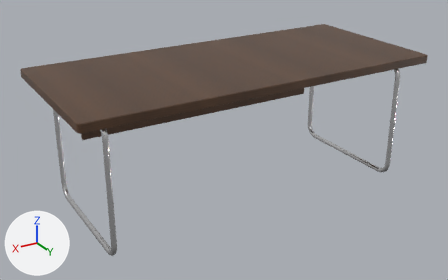
Renders of the glTF model assets/models/desk.glb from each side of a commit.
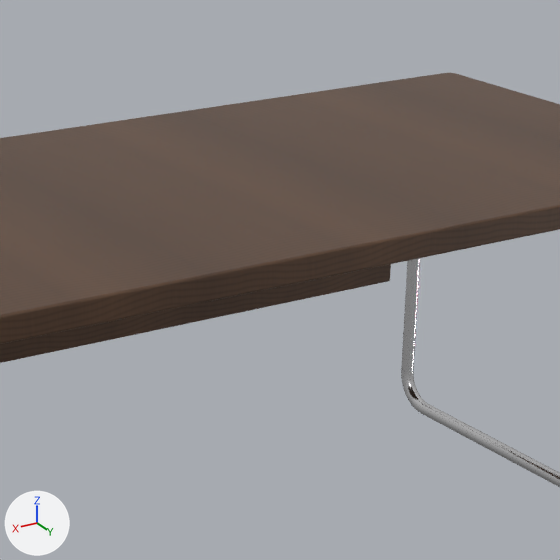
Each version is shown whole from a 50 mm camera at (1.682, 2.725, 1.659) aimed at (0.056, 0.015, 0.304), then close up on the part from 39% to 81% of the width and 0% to 67% of the height. Lighting does not change. The marker at lower left points along +X, +Y and +Z. The older version's two pictures come first. Where no turn or scale is listed for an object, it has been applied to the vertices.

Objects in the first close-up: 'Desk_Frame_L', 'Desk_ModestyPanel', 'Desk_Top'.
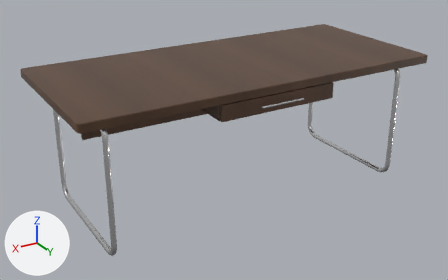
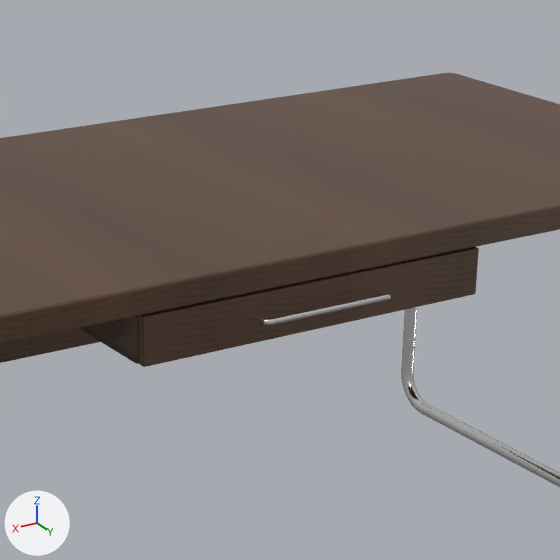
The edits, one by one:
Mesh me_desk_drawercase_r is new.
It has 56 vertices, 108 faces and spans x -0.008..0.008, y -0.275..0.275, z -0.042..0.042.
It uses material mat_m_walnut (picture img_t_walnut_basecolor).
Mesh me_desk_drawercase_bottom is new.
It has 56 vertices, 108 faces and spans x -0.33..0.33, y -0.275..0.275, z -0.008..0.008.
It uses material mat_m_walnut (picture img_t_walnut_basecolor).
Mesh me_desk_drawer_pull is new.
It has 160 vertices, 316 faces and spans x -0.125..0.125, y 0.018..0.051, z -0.005..0.005.
It uses material mat_m_steel_polished (white #ededef).
Mesh me_desk_drawer_front is new.
It has 56 vertices, 108 faces and spans x -0.327..0.327, y -0.009..0.009, z -0.041..0.041.
It uses material mat_m_walnut (picture img_t_walnut_basecolor).
Object 'Desk_DrawerCase_R' (ob_desk_drawercase_r) is new; it shows me_desk_drawercase_r.
Its location is (0.322, 0.155, 0.652).
Object 'Desk_DrawerCase_Bottom' (ob_desk_drawercase_bottom) is new; it shows me_desk_drawercase_bottom.
Its location is (0.0, 0.155, 0.618).
Object 'Desk_Drawer_Pull' (ob_desk_drawer_pull) is new; it shows me_desk_drawer_pull.
Its location is (0.0, 0.43, 0.652).
Object 'Desk_Drawer_Front' (ob_desk_drawer_front) is new; it shows me_desk_drawer_front.
Its location is (0.0, 0.439, 0.651).

Boxes (x1, y1, x2, y2) around the edits, measured in the close-ups (560 x 560 px):
'Desk_Drawer_Front', added (brown): after (138, 247, 479, 367)
'Desk_DrawerCase_R', added: after (81, 316, 138, 364)
'Desk_Drawer_Pull', added: after (255, 289, 391, 325)
'Desk_DrawerCase_Bottom', added: after (79, 327, 138, 364)
'Desk_ModestyPanel', unchanged, covered by the edit: before (0, 264, 391, 363); after (0, 328, 100, 363)
